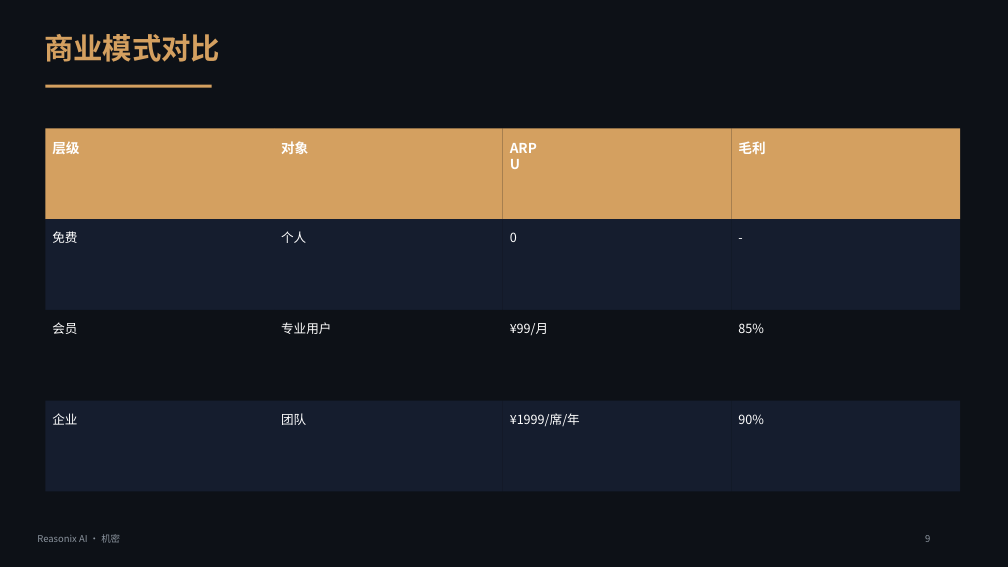
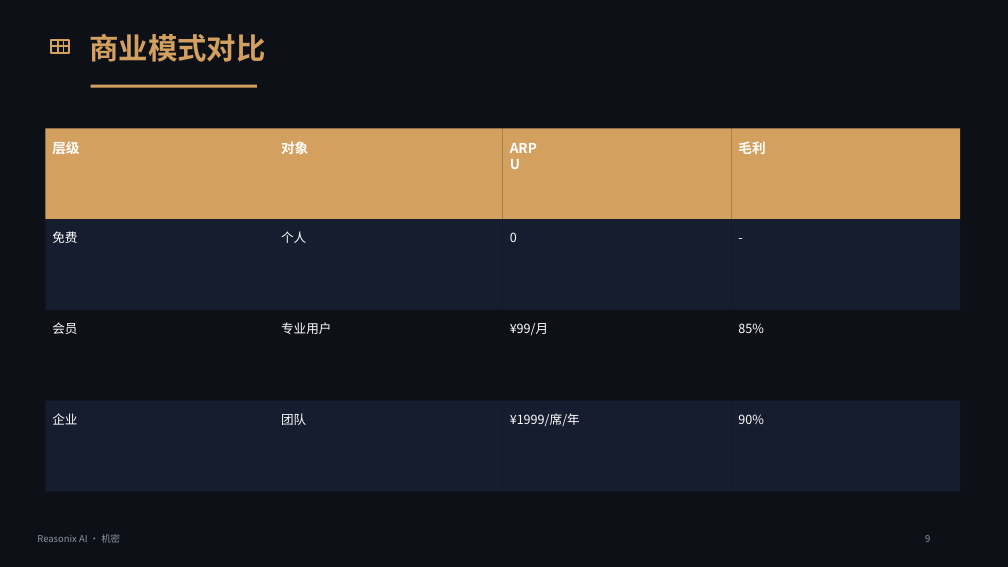
Before and after one commit to xmwcg/ppt-pro-studio, a slide deck: slide 9 of output/hifi.pptx. Drawn at 1008x567 pixels with LibreOffice and Linux fonts; fonts in the diff are those of the drawing. Boxes give left, top, right and bottom in pixels: in the first picture for what was removed or moved away, otherwise in the second. Text is boxed around its words. In the diff, an @@ line names an element or a change of style, - is before the commit and + after.

```diff
--- a/output/hifi.pptx
+++ b/output/hifi.pptx
@@ group added at box(51, 40, 69, 53): 4 freeform shapes @@
@@ text "商业模式对比": place and size @@
-text "商业模式对比" at box(44, 34, 220, 62)
+text "商业模式对比" at box(90, 34, 266, 62)
@@ rectangle: place and size @@
-rectangle at box(45, 85, 212, 88)
+rectangle at box(91, 85, 257, 88)
```
Also in this commit, not shown: 11 other slides changed, 5 other files.
